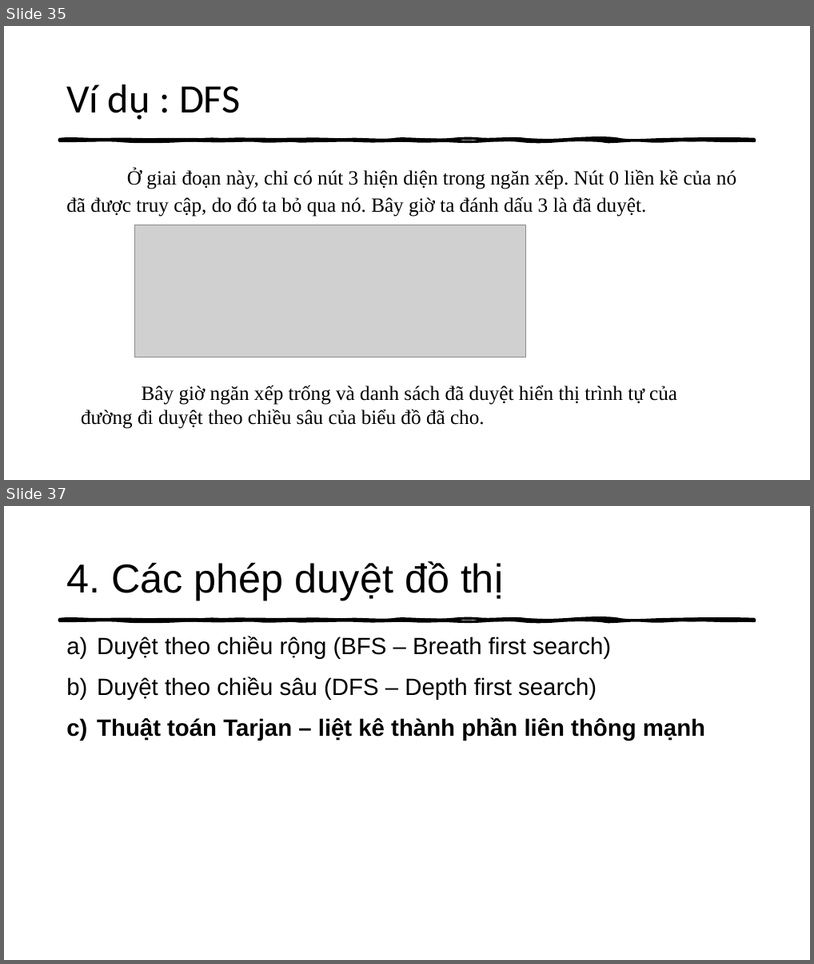
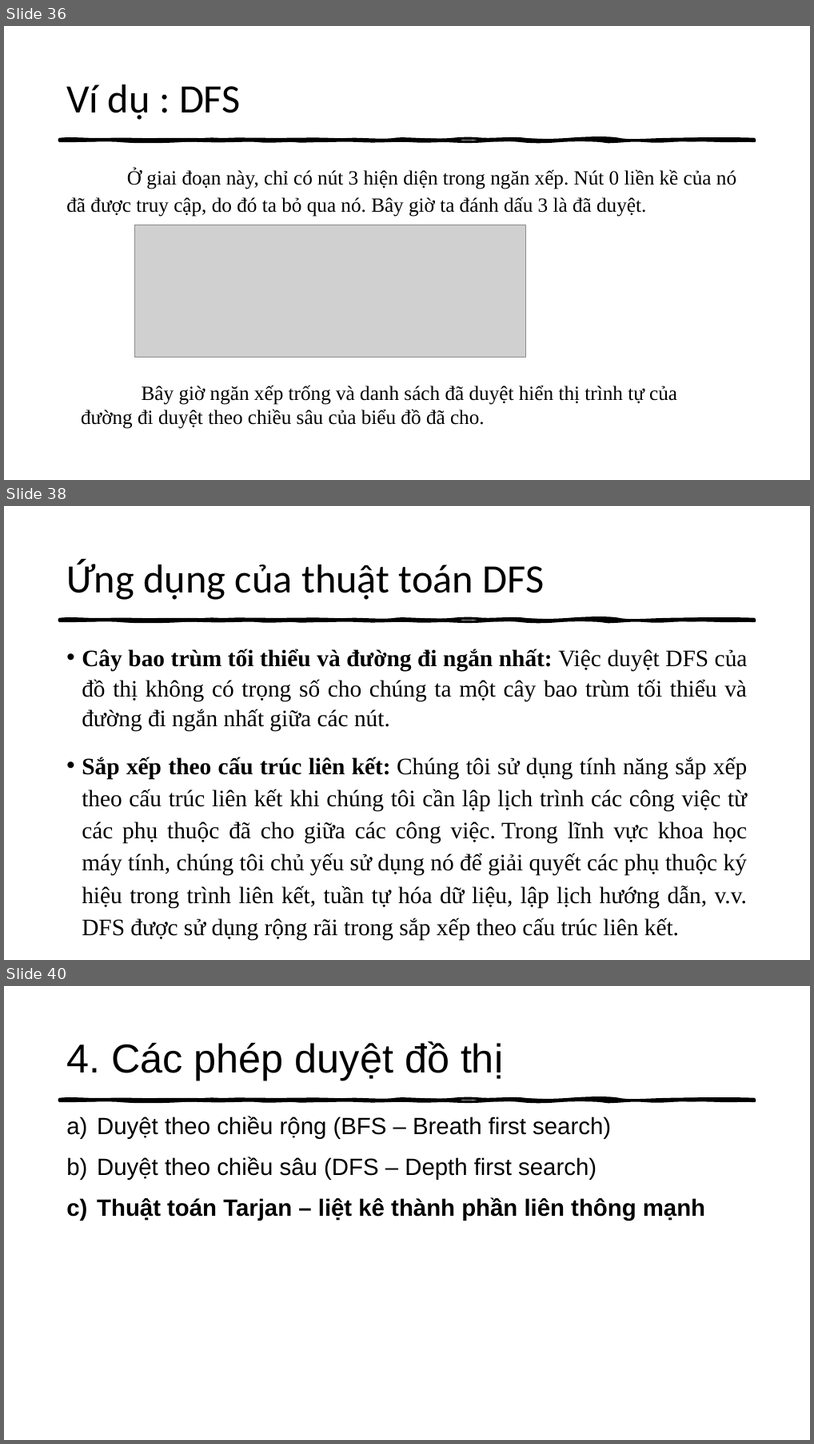
Before and after one commit to thathcmus/CTDL_GT, a slide deck: 1_Slide_Nhom2_Ca_Chieu_Cau_Truc_Du_Lieu_Do_Thi_Va_Ung_Dung.pptx. Shown one above the other, each under a label of ours: slides 35 and 37 before the commit, slides 36, 38 and 40 after it; the slides between them are not shown. The pictures are 814x964 and 814x1444 pixels, drawn with LibreOffice and Linux fonts; fonts in the diff are those of the drawing; grey boxes stand for pictures. Boxes give left, top, right and bottom in pixels: in the first picture for what was removed or moved away, otherwise in the second. Text is boxed around its words. In the diff, an @@ line names an element or a change of style, - is before the commit and + after.

```diff
--- a/1_Slide_Nhom2_Ca_Chieu_Cau_Truc_Du_Lieu_Do_Thi_Va_Ung_Dung.pptx
+++ b/1_Slide_Nhom2_Ca_Chieu_Cau_Truc_Du_Lieu_Do_Thi_Va_Ung_Dung.pptx
@@ slide 38 added at (x1=4, y1=506, x2=810, y2=960), background #FFFFFF; not listed: 1 template element that a slide beside it also shows @@
@@ title added at (x1=66, y1=560, x2=545, y2=600), 48 pt, text #000000 @@
+Ứng dụng của thuật toán DFS
@@ text added at (x1=82, y1=648, x2=748, y2=940), 28 pt, text #000000 @@
+• Cây bao trùm tối thiểu và đường đi ngắn nhất: Việc duyệt DFS của đồ thị không có trọng số cho chúng ta một cây bao trùm tối thiểu và đường đi ngắn nhất giữa các nút.
+• Sắp xếp theo cấu trúc liên kết: Chúng tôi sử dụng tính năng sắp xếp theo cấu trúc liên kết khi chúng tôi cần lập lịch trình các công việc từ các phụ thuộc đã cho giữa các công việc. Trong lĩnh vực khoa học máy tính, chúng tôi chủ yếu sử dụng nó để giải quyết các phụ thuộc ký hiệu trong trình liên kết, tuần tự hóa dữ liệu, lập lịch hướng dẫn, v.v. DFS được sử dụng rộng rãi trong sắp xếp theo cấu trúc liên kết.
@@ what was slide 35 is now slide 36 @@
@@ what was slide 37 is now slide 40 @@
```
Also in this commit, not shown: 7 slides changed, 7 other slides added, 7 slides removed, 3 other files.
